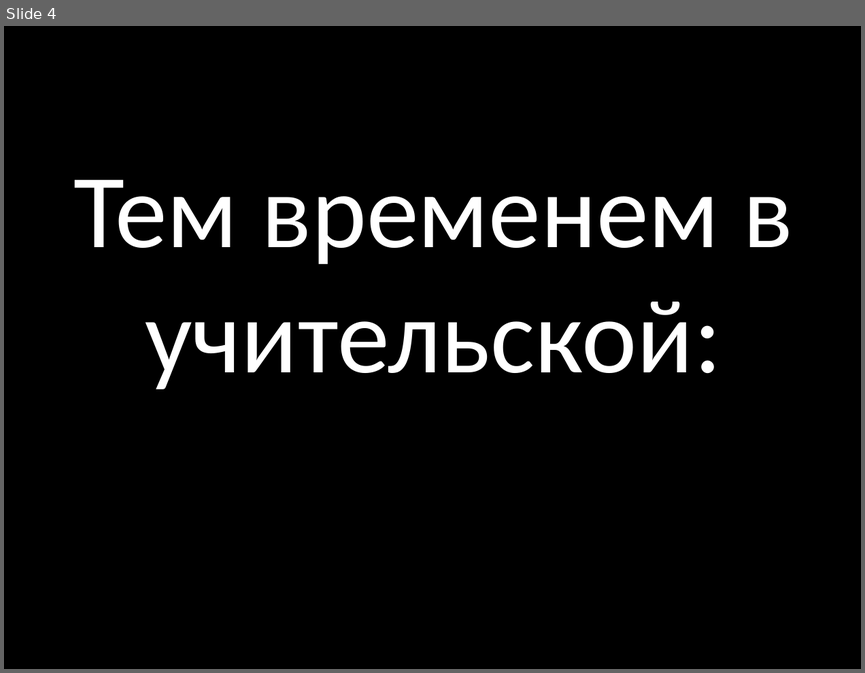
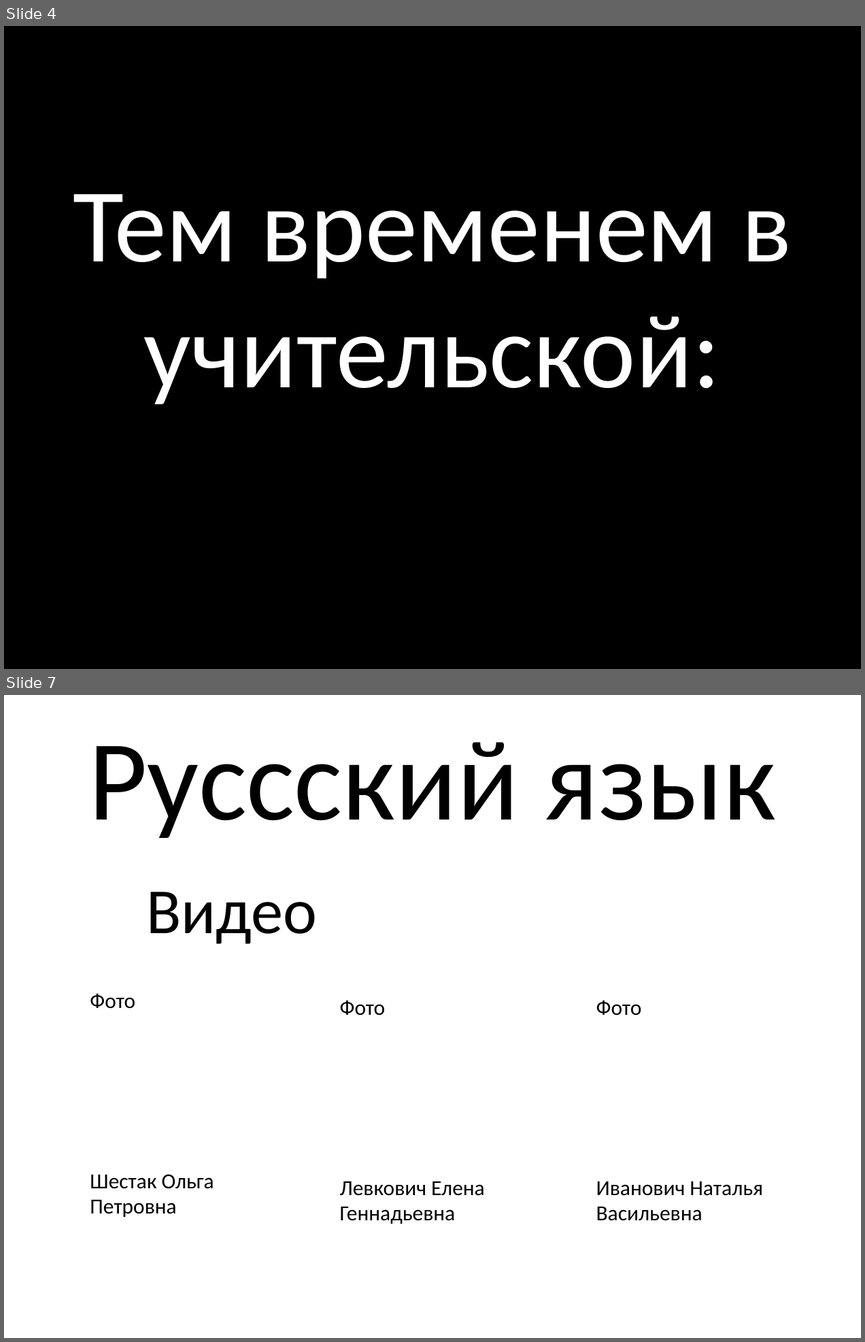
Before and after one commit to peatrovichandrey/kapustnic, a slide deck: kapustnic.pptx. Shown one above the other, each under a label of ours: slide 4 before the commit, slides 4 and 7 after it; the slides between them are not shown. The pictures are 865x673 and 865x1342 pixels, drawn with LibreOffice and Linux fonts; fonts in the diff are those of the drawing. Boxes give left, top, right and bottom in pixels: in the first picture for what was removed or moved away, otherwise in the second. Text is boxed around its words. In the diff, an @@ line names an element or a change of style, - is before the commit and + after.

```diff
--- a/kapustnic.pptx
+++ b/kapustnic.pptx
@@ slide 7 added at (4, 695, 861, 1338), background #FFFFFF @@
@@ title added at (88, 742, 776, 838), 96 pt, text #000000 @@
+Руссский язык
@@ text added at (146, 892, 317, 944), 54 pt, text #000000 @@
+Видео
@@ text added at (90, 994, 214, 1217), 18 pt, text #000000 @@
+Фото
+Шестак Ольга Петровна
@@ text added at (340, 1000, 485, 1224), 18 pt, text #000000 @@
+Фото
+Левкович Елена Геннадьевна
@@ text added at (596, 1000, 763, 1221), 18 pt, text #000000 @@
+Фото
+Иванович Наталья Васильевна
@@ slide 4 changed as well @@
@@ text "Тем временем в учительской:": place and size @@
-text "Тем временем в учительской:" at (74, 180, 793, 389)
+text "Тем временем в учительской:" at (73, 194, 792, 404)
```
Also in this commit, not shown: 1 other slide changed, 5 other slides added.
